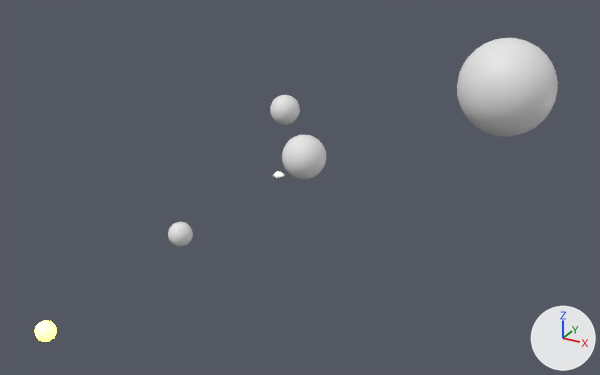
Before and after pictures for a commit that changed the Blender file Space Scene Starter.blend.
Before and after are seen from a 50 mm camera at (16.6, -28.3, 13.7) aimed at (0.1, 1.7, -1.2). The axes (+X, +Y, +Z) are drawn at lower right. The lights are the same throughout. The picture after the commit comes second.

Names of what the first picture shows: 'Planet2', 'Planet3', 'Planet4' and 3 more.
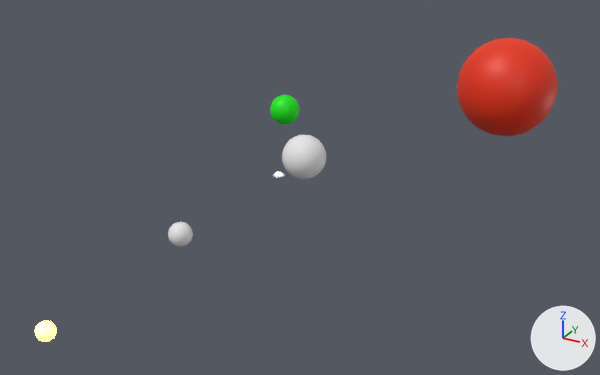
Commit message: Auto-save Space Scene Starter.blend from Blender

The change, as a diff of the scene's bpy script:
```diff
--- a/Space Scene Starter.blend.py
+++ b/Space Scene Starter.blend.py
@@ mat_material_001 @@
+mat_material_001 = principled_material('Material.001')
+mat_material_001.base_color = (0.8, 0.0281, 0.0)  # orange #e72f00
@@ mat_material_002 @@
+mat_material_002 = principled_material('Material.002')
+mat_material_002.base_color = (0.0, 0.8, 0.00167)  # green #00e706
@@ me_sphere_003 @@
 me_sphere_003.from_pydata(...)  # 482 vertices, 512 faces; spans x -1.0..1.0, y -1.0..1.0, z -1.0..1.0
+me_sphere_003.materials.append(mat_material_002)  # green #00e706
@@ me_sphere_004 @@
 me_sphere_004.from_pydata(...)  # 482 vertices, 512 faces; spans x -1.0..1.0, y -1.0..1.0, z -1.0..1.0
+me_sphere_004.materials.append(mat_material_001)  # orange #e72f00
```

Pixel boxes (x1, y1, x2, y2) of what changed, in the pictures (600 x 375 px):
'Planet4', recoloured (darker): (457, 38, 558, 136) in both
'Planet3', recoloured (white to green): (270, 95, 300, 125) in both
